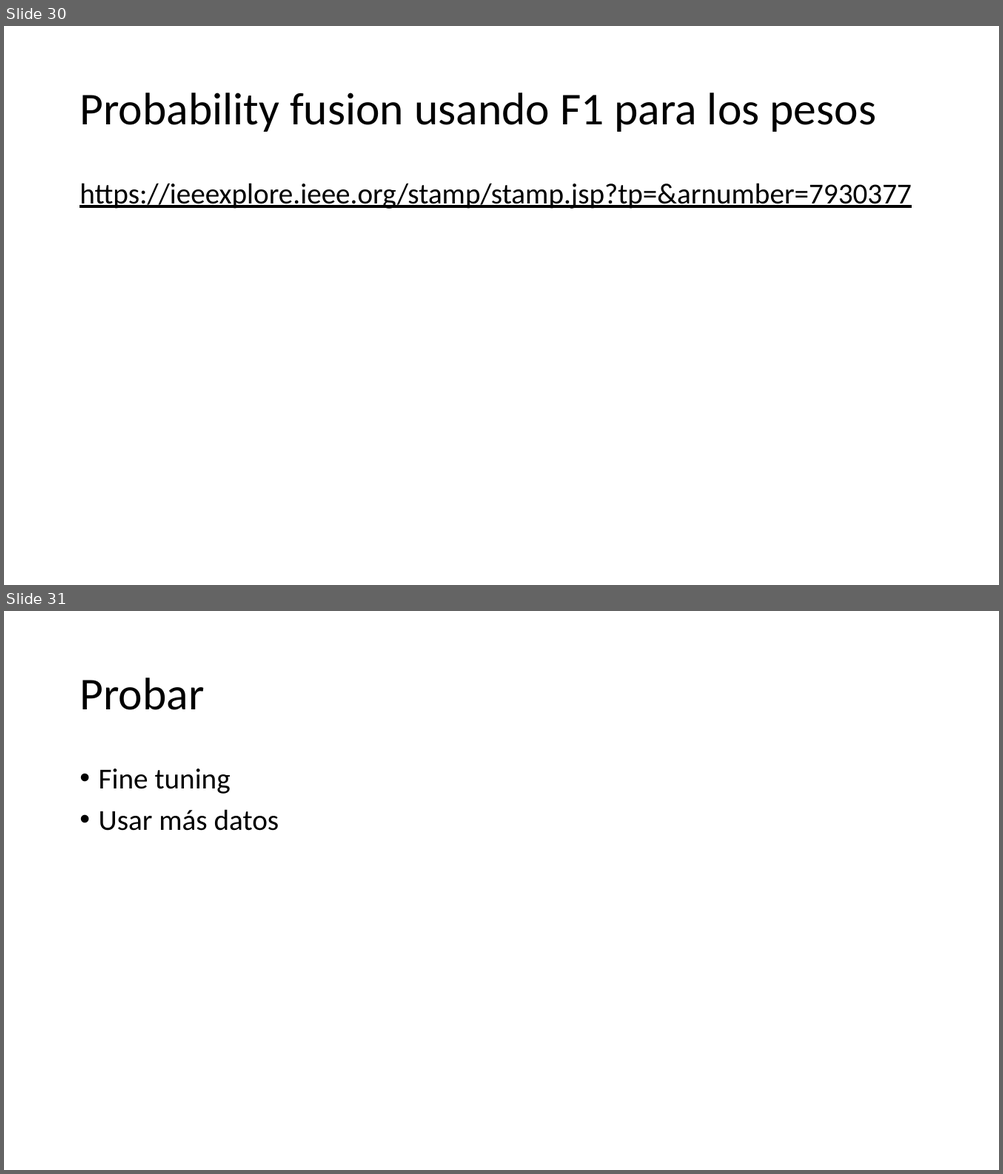
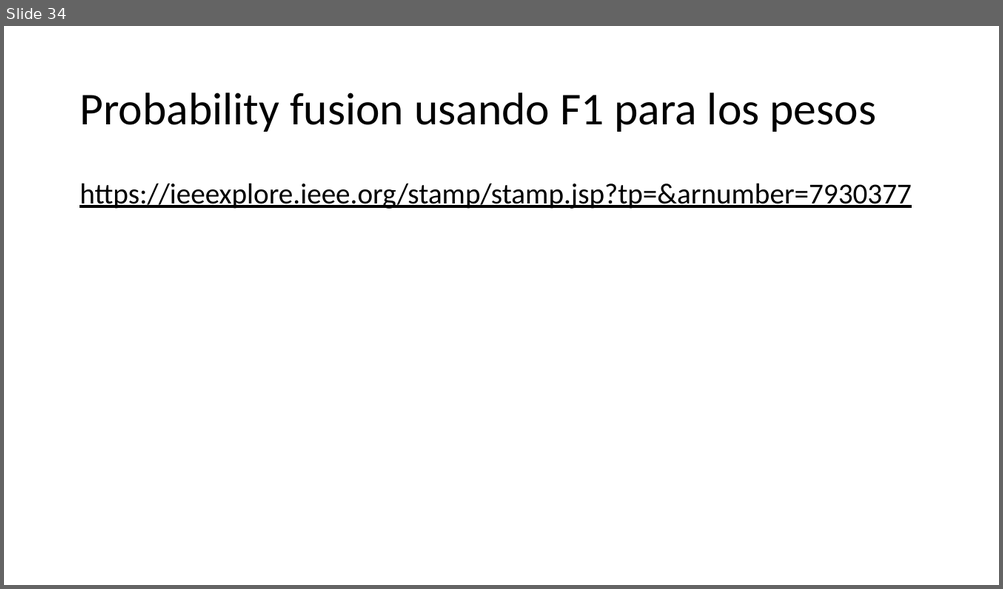
Before and after one commit to alejandroborj/heterogeneous-data, a slide deck: pregunta.pptx. Shown one above the other, each under a label of ours: slides 30 and 31 before the commit, slide 34 after it. The pictures are 1003x1174 and 1003x589 pixels, drawn with LibreOffice and Linux fonts; fonts in the diff are those of the drawing. Boxes give left, top, right and bottom in pixels: in the first picture for what was removed or moved away, otherwise in the second. Text is boxed around its words. In the diff, an @@ line names an element or a change of style, - is before the commit and + after.

```diff
--- a/pregunta.pptx
+++ b/pregunta.pptx
@@ slide 31 removed at bbox=[4, 611, 999, 1170], background #FFFFFF @@
@@ title removed at bbox=[79, 678, 204, 710] @@
-Probar
@@ text removed at bbox=[99, 769, 279, 831] @@
-• Fine tuning
-• Usar más datos
@@ what was slide 30 is now slide 34 @@
```
Also in this commit, not shown: 1 slide changed, 3 slides added, 1 other slide removed, 48 other files.
